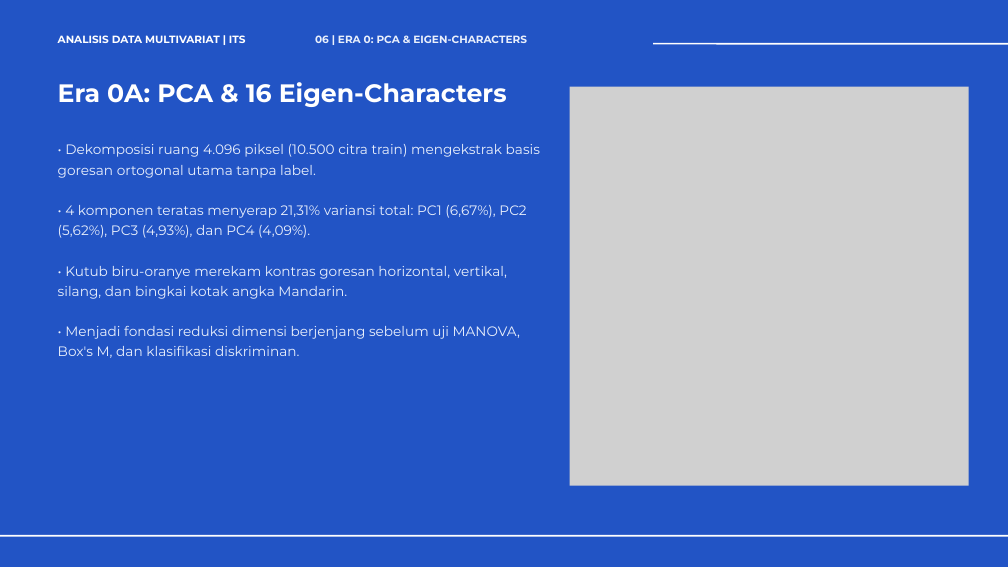
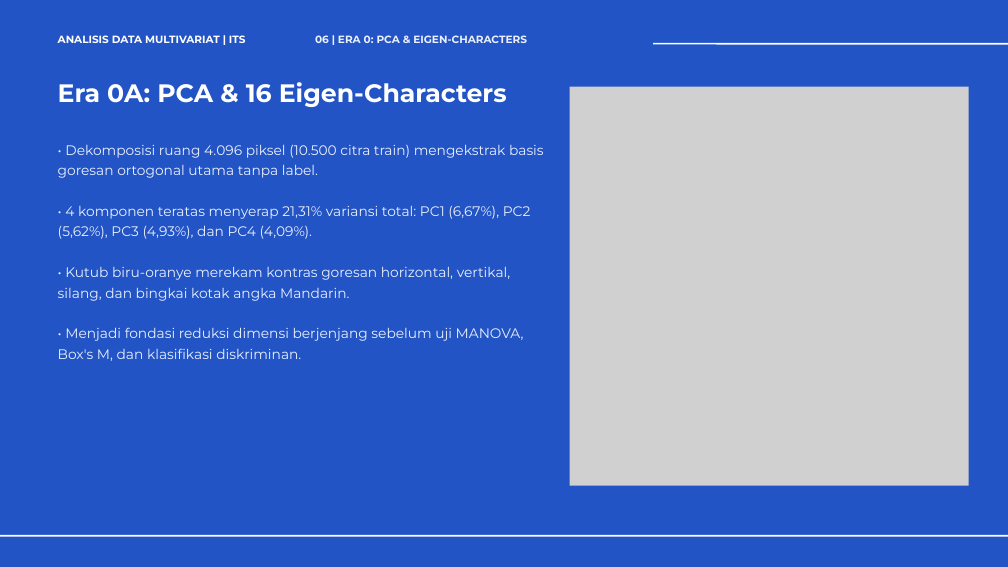
Before and after one commit to Reiii0-0/MNIST-ADM, a slide deck: slide 7 of outputs/FP_Analisis_Data_Multivariat_Tim_Arete_5025241135_FINAL.pptx. Drawn at 1008x567 pixels with LibreOffice and Linux fonts; fonts in the diff are those of the drawing; grey boxes stand for pictures. Boxes give left, top, right and bottom in pixels: in the first picture for what was removed or moved away, otherwise in the second. Text is boxed around its words. In the diff, an @@ line names an element or a change of style, - is before the commit and + after.

```diff
--- a/outputs/FP_Analisis_Data_Multivariat_Tim_Arete_5025241135_FINAL.pptx
+++ b/outputs/FP_Analisis_Data_Multivariat_Tim_Arete_5025241135_FINAL.pptx
@@ text "• Dekomposisi ruang 4.096 piksel ..." at [58, 144, 544, 361]: size 19.5 to 19.7 pt; line spacing 28.9pt to 29.2pt @@
```
Also in this commit, not shown: 6 other slides changed, 14 other files.
